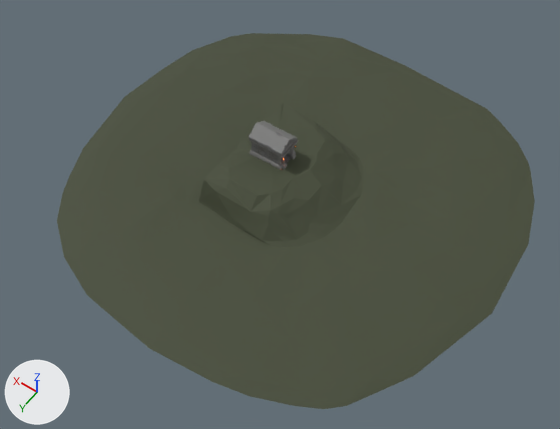
Renders of the glTF model public/graveyardScene.glb from each side of a commit.
The view is the same before and after, from a 50 mm lens placed at (-20.6, 30.6, 43.8), pointed at (-0.5, 2.6, -0.3). The lights are fixed; the arrows at lower left show +X, +Y and +Z. Where no turn or scale is listed for an object, it has been applied to the vertices.

Objects in the first picture: 'SM_Env_Entrance_Crypt_01', 'SM_Env_Grass_Mound_Large_01', 'SM_Env_Grass_Mound_Ramp_01'.
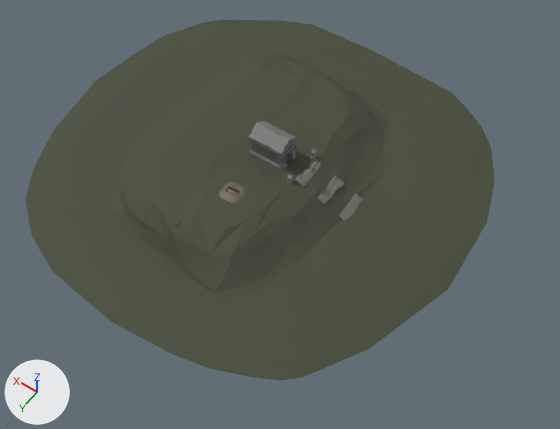
Edits to the scene script, one JSON object a line:
```json
{"op": "add", "block": "me_mesh_018", "code": ["me_mesh_018 = bpy.data.meshes.new('Mesh.018')", "me_mesh_018.from_pydata(...)  # 244 vertices, 488 faces; spans x -0.87..0.87, y -0.87..0.87, z -0.36..0.03", "me_mesh_018.materials.append(mat_dungeon)  # picture img_dungeons_texture_01"]}
{"op": "add", "block": "me_mesh_015", "code": ["me_mesh_015 = bpy.data.meshes.new('Mesh.015')", "me_mesh_015.from_pydata(...)  # 103 vertices, 202 faces; spans x -0.89..0.04, y -0.07..2.46, z -0.76..0.06", "me_mesh_015.materials.append(mat_dungeon)  # picture img_dungeons_texture_01"]}
{"op": "add", "block": "me_mesh_010", "code": ["me_mesh_010 = bpy.data.meshes.new('Mesh.010')", "me_mesh_010.from_pydata(...)  # 103 vertices, 202 faces; spans x -0.91..0.03, y -0.07..2.46, z -0.76..0.06", "me_mesh_010.materials.append(mat_dungeon)  # picture img_dungeons_texture_01"]}
{"op": "add", "block": "me_mesh_007", "code": ["me_mesh_007 = bpy.data.meshes.new('Mesh.007')", "me_mesh_007.from_pydata(...)  # 93 vertices, 182 faces; spans x -0.17..0.71, y -0.01..2.5, z -0.49..0.33", "me_mesh_007.materials.append(mat_dungeon)  # picture img_dungeons_texture_01"]}
{"op": "set", "path": "ob_sm_env_grass_mound_large_01.location", "old": "(0.0, 0.0, 0.0)", "new": "(3.18, 0.0, 0.05)"}
{"op": "set", "path": "ob_sm_env_grass_mound_ramp_01.scale", "old": "(1.0, 1.0, 1.0)", "new": "(1.91, 1.0, 1.0)"}
{"op": "add", "block": "ob_sm_env_entrance_dirt_01", "code": ["ob_sm_env_entrance_dirt_01 = bpy.data.objects.new('SM_Env_Entrance_Dirt_01', me_mesh_018)", "ob_sm_env_entrance_dirt_01.location = (2.02, 4.64, 2.58)"]}
{"op": "add", "block": "ob_sm_env_stairs_broken_02_001", "code": ["ob_sm_env_stairs_broken_02_001 = bpy.data.objects.new('SM_Env_Stairs_Broken_02.001', me_mesh_015)", "ob_sm_env_stairs_broken_02_001.location = (-4.29, -1.47, 0.71)"]}
{"op": "add", "block": "ob_sm_env_stairs_broken_02", "code": ["ob_sm_env_stairs_broken_02 = bpy.data.objects.new('SM_Env_Stairs_Broken_02', me_mesh_010)", "ob_sm_env_stairs_broken_02.location = (-2.56, -1.33, 1.63)"]}
{"op": "add", "block": "ob_sm_env_stairs_broken_01", "code": ["ob_sm_env_stairs_broken_01 = bpy.data.objects.new('SM_Env_Stairs_Broken_01', me_mesh_007)", "ob_sm_env_stairs_broken_01.location = (-1.44, -1.3, 2.09)"]}
```

Location of each change, (x1, y1, x2, y2) in pixels of the pictures (560 x 429 px):
```json
{"object": "SM_Env_Grass_Mound_Large_01", "change": "moved", "before": [57, 33, 535, 409], "after": [25, 20, 495, 381]}
{"object": "SM_Env_Grass_Mound_Ramp_01", "change": "rescaled", "before": [199, 103, 364, 247], "after": [161, 71, 389, 297], "on screen": "38% wider, 57% taller"}
{"object": "SM_Env_Entrance_Dirt_01", "change": "added", "after": [219, 182, 246, 203]}
{"object": "SM_Env_Stairs_Broken_02", "change": "added", "after": [318, 176, 345, 204]}
{"object": "SM_Env_Stairs_Broken_02.001", "change": "added", "after": [339, 193, 363, 221]}
{"object": "SM_Env_Stairs_Broken_01", "change": "added", "after": [295, 161, 322, 187]}
{"object": "SM_Env_Grass_Mound_Ramp_01.001", "change": "unchanged, uncovered by the edit", "after": [112, 52, 330, 256]}
```
